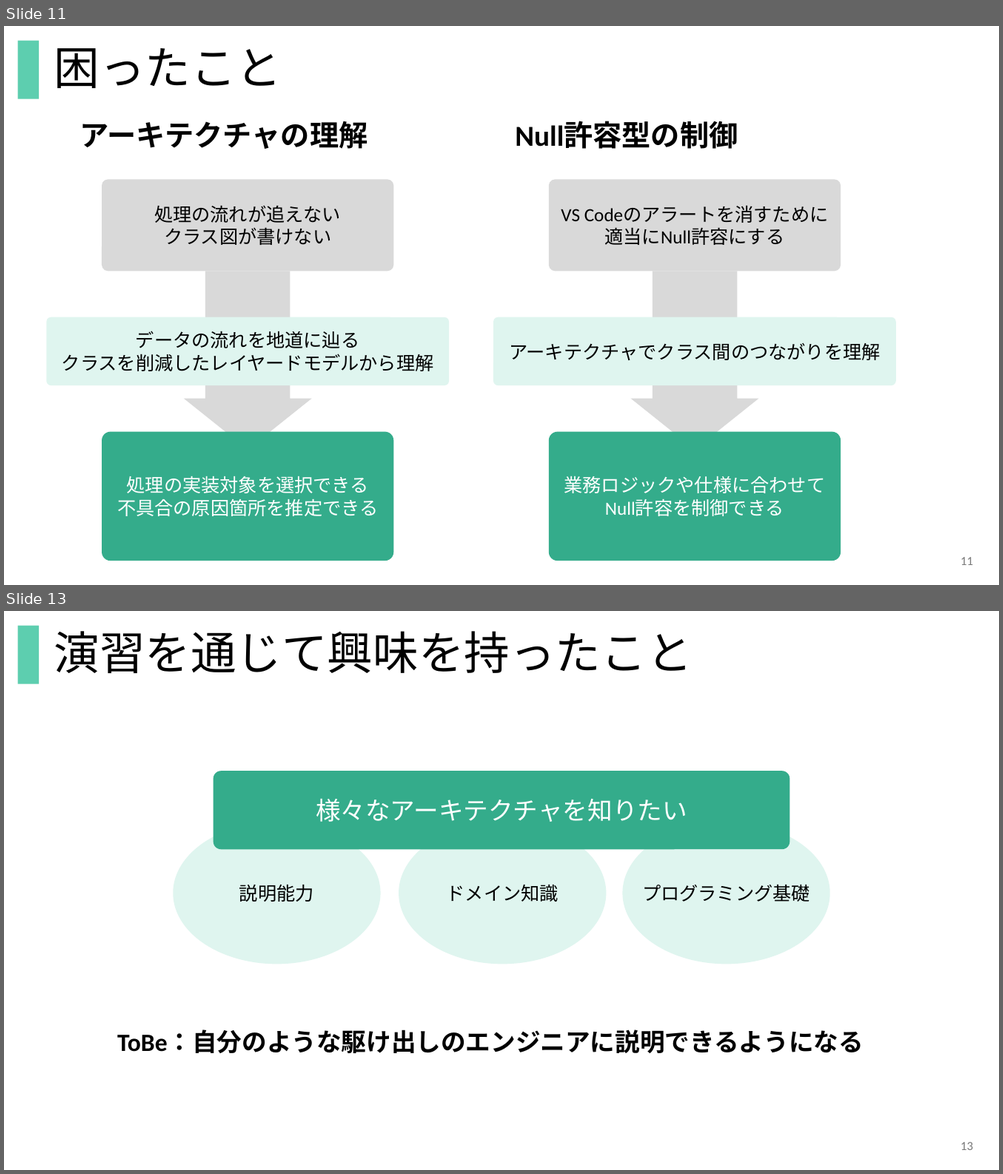
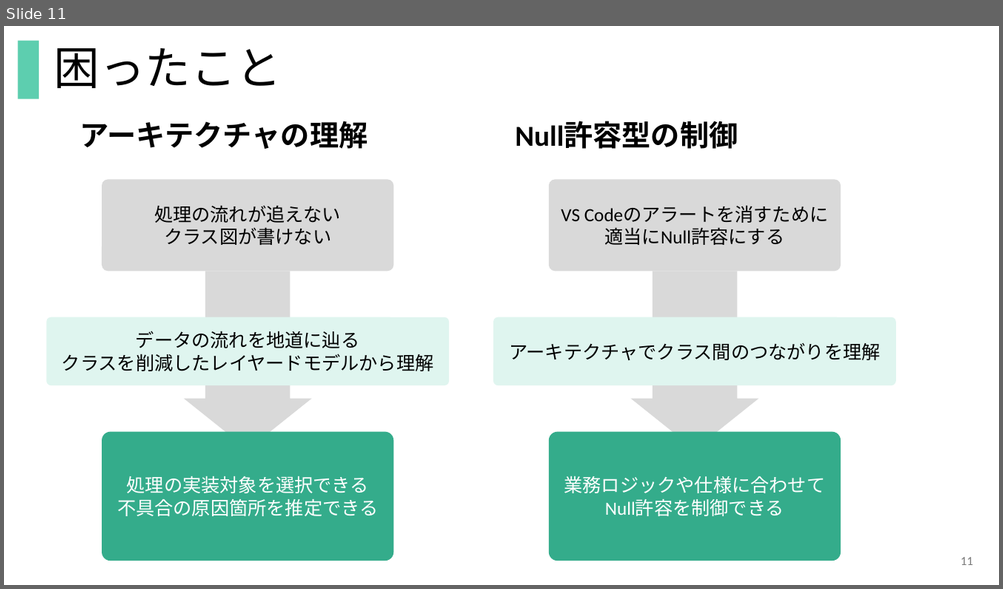
Before and after one commit to Keiichiro-Murayama/csharp_training_202605, a slide deck: docs/04_presentation/開発演習_発表資料_ウィーメックス_村山惠一郎.pptx. Shown one above the other, each under a label of ours: slides 11 and 13 before the commit, slide 11 after it; the slides between them are not shown. The pictures are 1003x1174 and 1003x589 pixels, drawn with LibreOffice and Linux fonts; fonts in the diff are those of the drawing. Boxes give left, top, right and bottom in pixels: in the first picture for what was removed or moved away, otherwise in the second. Text is boxed around its words. In the diff, an @@ line names an element or a change of style, - is before the commit and + after.

```diff
--- a/docs/04_presentation/開発演習_発表資料_ウィーメックス_村山惠一郎.pptx
+++ b/docs/04_presentation/開発演習_発表資料_ウィーメックス_村山惠一郎.pptx
@@ slide 13 removed at (4,611,999,1170), background #FFFFFF; not listed: 1 template element that a slide beside it also shows @@
@@ title removed at (54,631,691,673) @@
-演習を通じて興味を持ったこと
@@ rounded rectangle removed at (213,771,790,849) @@
-様々なアーキテクチャを知りたい
@@ ellipse removed at (173,822,380,965) @@
-説明能力
@@ ellipse removed at (398,822,606,965) @@
-ドメイン知識
@@ ellipse removed at (623,822,830,965) @@
-プログラミング基礎
@@ text removed at (117,1031,863,1054) @@
-ToBe：自分のような駆け出しのエンジニアに説明できるようになる
@@ page number removed at (960,1142,973,1150) @@
-13
```
Also in this commit, not shown: 1 slide changed, 1 slide added.
